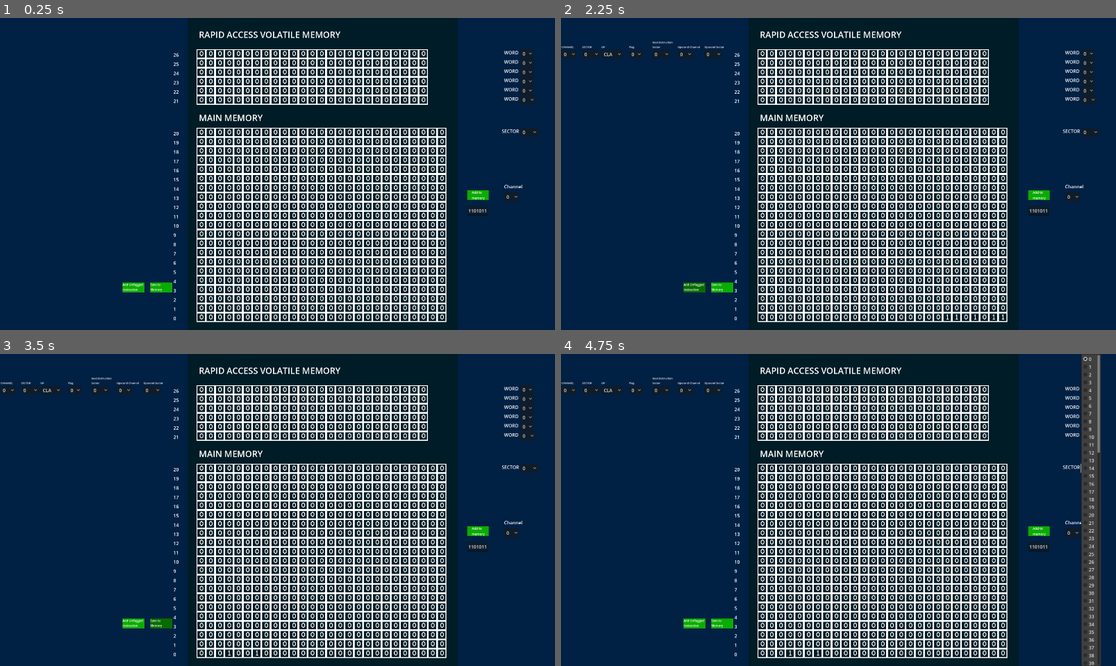
Above: before the commit, frames 1-4 (two rows, left to right).
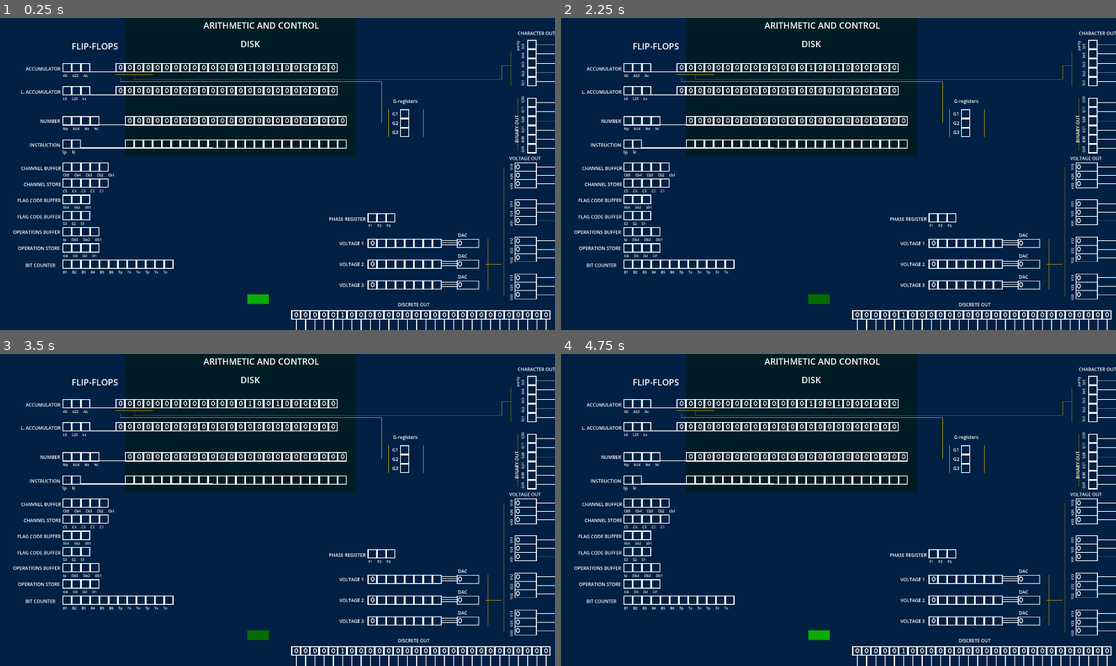
Above: after the commit, the same moments.

Repository: lambdaBoost/d-17b_simulator
Game: Godot game, scene res://scenes/main/main.tscn
The game is run twice, just before and just after one commit, with the same random seed, the same clock (stepped at 60 frames per second) and the same inputs.
Inputs (mouse positions are in pixels of both pictures, inside the frame that each line leads up to; where the layout moved, square brackets give the same spot in the first picture):
- Up to frame 1 (0.25 s): no input
- Up to frame 2 (2.25 s): click (821, 298) at 0.52 s; click (821, 298) [1038, 195] at 1.25 s; click (821, 298) [694, 289] at 2 s
- Up to frame 3 (3.5 s): click (260, 634) [160, 625] at 2.75 s
- Up to frame 4 (4.75 s): click (1088, 388) at 3.5 s, where only the run before the commit has a clickable "0"; click (1088, 469) at 4.25 s, where only the run before the commit has a clickable "0"

The runs differ from the first frame. In frame 1, 50% of the frame differs, in the area x 2-100%, y 0-100%; in frame 2, 50%; in frame 3, 51%; in frame 4, 53%, in the area x 0-100%, y 0-100%.
Error after the commit: Attempt to call function 'get_selected_id' in base 'null instance' on a null instance. (res://scenes/main/execute_button.gd:81)

Commit message:
added load and execute capability

Diff:
--- a/scenes/flip-flop/flipflop12.tscn
+++ b/scenes/flip-flop/flipflop12.tscn
@@ -34,10 +34,10 @@
 layer_0/tile_data = PackedInt32Array(3145765, 1, 0, 3211301, 1, 1, 3145766, 65537, 0, 3211302, 65537, 1, 3145767, 1, 0, …(733 unchanged characters)…
 
 [node name="Label" type="Label" parent="."]
-offset_left = 593.0
-offset_top = 741.0
-offset_right = 714.0
-offset_bottom = 764.0
+offset_left = 464.0
+offset_top = 776.0
+offset_right = 585.0
+offset_bottom = 799.0
 uppercase = true
 
 [node name="value" type="Label" parent="."]
--- a/scenes/main/execute_button.gd
+++ b/scenes/main/execute_button.gd
@@ -3,17 +3,34 @@
 @onready var instruction_reg = get_node("../disk-registers/disc-instruction")
 @onready var accumulator_reg = get_node("../disk-registers/disc-accumulator")
 @onready var lower_accumulator_reg = get_node("../disk-registers/disc-lower-accumulator")
+@onready var number_reg = get_node("../disk-registers/disc-number")
+
+var next_instruction_channel
+var next_instruction_sector
+var first_instruction = true
+var operand_sector
+var operand_channel
+var operand
 
 # Called when the node enters the scene tree for the first time.
 func _ready():
 	self.pressed.connect(self._button_pressed)
 
+
 func _button_pressed():
 
+	if first_instruction:
+		load_first_instruction()
+		first_instruction = false
+
 	#load instruction from 	memory
+	else:
+		load_instruction_from_mem(next_instruction_channel, next_instruction_sector)
+
 
 	#load instruction from register
 	var instruction = load_from_instruction_register()
+
 
 	#load op code
 	var op_register = get_node("../flipflops/ff-op-buffer")
@@ -26,12 +43,16 @@
 
 	#load operand channel
 	var ch_register = get_node("../flipflops/ff-ch-buffer")
-	var channel = instruction.substr(12,5)
-	ch_register.displayed_value = channel
+	var operand_channel_binary = instruction.substr(12,5)
+	operand_channel = operand_channel_binary.bin_to_int()
+	ch_register.displayed_value = operand_channel_binary
 
-	#load sector
-	var operand_sector = instruction.substr(17,7)
-	var operand_sector_decimal = operand_sector.bin_to_int()
+	#load operand sector
+	var operand_sector_binary = instruction.substr(17,7)
+	operand_sector = operand_sector_binary.bin_to_int()
+
+	#load operand to number register
+	load_value_from_mem(operand_channel, operand_sector)
 
 	#execute instruction. this is an inelegant way of doing it....but cant store functions
 	#as dict in godot, and cant use decorators
@@ -39,16 +60,51 @@
 		cla()
 	elif operation == '1101':
 		add()
-	elif operation == '1100':
+	elif operation == '0101':
 		mpy()
 	elif operation == '1111':
 		sub()
-	elif operation == '0000' and channel == '10010':
-		als(operand_sector_decimal)
-	elif operation == '0000' and channel == '11010':
-		ars(operand_sector_decimal)
+	elif operation == '0000' and operand_channel_binary == '10010':
+		als(operand_sector)
+	elif operation == '0000' and operand_channel_binary == '11010':
+		ars(operand_sector)
+
+	#set global variable for next sector
+	load_next_sector()
 
 
+
+func load_first_instruction():
+	var first_channel = get_node("../code-sheet/row0/current_channel")
+	var first_sector = get_node("../code-sheet/row0/current_sector")
+
+	var first_channel_value = first_channel.get_selected_id()
+	var first_sector_value = first_sector.get_selected_id()
+
+	next_instruction_channel = first_channel_value
+
+	load_instruction_from_mem(first_channel_value, first_sector_value)
+
+
+func load_value_from_mem(channel, sector):
+	var channel_number = str(channel)
+	var channel_to_load = get_node("../mainMemory/channel" + channel_number)
+	var channel_array = channel_to_load.register_values
+	var value = channel_array[sector-1]
+
+	#copy to number register
+	number_reg.register_value = value
+
+
+
+
+func load_instruction_from_mem(channel, sector):
+	var channel_number = str(channel)
+	var channel_to_load = get_node("../mainMemory/channel" + channel_number)
+	var channel_array = channel_to_load.register_values
+	var instruction = channel_array[sector-1]
+	instruction = value_to_binary(instruction, 24)
+	instruction_reg.displayed_value = instruction
 
 
 func load_from_instruction_register():
@@ -57,35 +113,37 @@
 	return instruction
 
 
+func load_next_sector():
+	var instruction = load_from_instruction_register()
+	var next_instruction_bin = instruction.substr(5,7)
+	next_instruction_sector = next_instruction_bin.bin_to_int()
+
 
 func cla():
-	var operand = instruction_reg.displayed_value.substr(12,12)
-	var accumulator_value = operand.bin_to_int()
-	accumulator_reg.register_value = accumulator_value
+	var operand = number_reg.register_value
+	accumulator_reg.register_value = operand
 
 func add():
-	var operand = instruction_reg.displayed_value.substr(12,12)
-	var operand_value = operand.bin_to_int()
+	var operand = number_reg.register_value
+
 
 	var current_accumulator = accumulator_reg.register_value
-	var new_accumulator = current_accumulator + operand_value
+	var new_accumulator = current_accumulator + operand
 	accumulator_reg.register_value = new_accumulator
 
 func mpy():
-	var operand = instruction_reg.displayed_value.substr(12,12)
-	var operand_value = operand.bin_to_int()
+	var operand = number_reg.register_value
 	var current_accumulator = accumulator_reg.register_value
 
 	lower_accumulator_reg.register_value = current_accumulator
-	var new_accumulator = current_accumulator * operand_value
+	var new_accumulator = current_accumulator * operand
 	accumulator_reg.register_value = new_accumulator
 
 func sub():
-	var operand = instruction_reg.displayed_value.substr(12,12)
-	var operand_value = operand.bin_to_int()
+	var operand = number_reg.register_value
 
 	var current_accumulator = accumulator_reg.register_value
-	var new_accumulator = current_accumulator - operand_value
+	var new_accumulator = current_accumulator - operand
 	accumulator_reg.register_value = new_accumulator
 
 func als(operand_s):
--- a/scenes/main/main.tscn
+++ b/scenes/main/main.tscn
@@ -7,6 +7,7 @@
 [ext_resource type="PackedScene" uid="uid://c3g7wdafgr3w1" path="res://scenes/flip-flop/flipflop3.tscn" id="5_6nj2o"]
 [ext_resource type="PackedScene" uid="uid://dnglsxovw2ru6" path="res://scenes/flip-flop/flipflop2.tscn" id="5_26rxo"]
 [ext_resource type="PackedScene" uid="uid://bsut3nmi7dp1" path="res://scenes/flip-flop/flipflop12.tscn" id="6_1uquu"]
+[ext_resource type="Script" path="res://scenes/main/Camera2D.gd" id="7_xa5o7"]
 [ext_resource type="PackedScene" uid="uid://cqpvxwodgiega" path="res://scenes/disc-register/disc_register25.tscn" id="9_178ai"]
 [ext_resource type="Script" path="res://scenes/main/sectorSelect.gd" id="9_kktwa"]
 [ext_resource type="PackedScene" uid="uid://cfcs5o3waocjq" path="res://scenes/disc-register/disc_register27.tscn" id="10_08kvm"]
@@ -31,9 +32,9 @@
 [node name="labels" type="Node2D" parent="."]
 
 [node name="Label" type="Label" parent="labels"]
-offset_left = 1144.0
+offset_left = 832.0
 offset_top = 72.0
-offset_right = 1211.0
+offset_right = 899.0
 offset_bottom = 114.0
 theme_override_font_sizes/font_size = 30
 text = "DISK"
@@ -123,13 +124,13 @@
 width = 3.0
 
 [node name="ff-op-buffer" parent="flipflops" instance=ExtResource("1_0fj50")]
-position = Vector2(-376, 104)
+position = Vector2(-376, 8)
 register_label = "OPERATIONS BUFFER"
 num_registers = 4
 bitnames_label = "Ip Ob3 Ob2 Ob1"
 
 [node name="ff-op-store" parent="flipflops" instance=ExtResource("1_0fj50")]
-position = Vector2(-376, 184)
+position = Vector2(-376, 64)
 register_label = "OPERATION STORE"
 num_registers = 4
 bitnames_label = "O4 O3 O2 O1"
@@ -141,25 +142,25 @@
 bitnames_label = "Cb5 Cb4 Cb3 Cb2 Cb1"
 
 [node name="ff-ch-store" parent="flipflops" instance=ExtResource("4_87mqh")]
-position = Vector2(-376, -136)
+position = Vector2(-376, -160)
 register_label = "Channel Store"
 num_registers = 5
 bitnames_label = "C5 C4 C3 C2 C1"
 
 [node name="ff-flag-code-buffer" parent="flipflops" instance=ExtResource("5_6nj2o")]
-position = Vector2(-376, -56)
+position = Vector2(-376, -104)
 register_label = "Flag Code Buffer"
 num_registers = 3
 bitnames_label = "Sb3 Sb2 Sb1"
 
 [node name="ff-flag-code-store" parent="flipflops" instance=ExtResource("5_6nj2o")]
-position = Vector2(-376, 24)
+position = Vector2(-376, -48)
 register_label = "Flag Code Buffer"
 num_registers = 3
 bitnames_label = "S3 S2 S1"
 
 [node name="ff-bit-counter" parent="flipflops" instance=ExtResource("6_1uquu")]
-position = Vector2(-376, 264)
+position = Vector2(-376, 120)
 register_label = "Bit Counter"
 register_value = 231
 num_registers = 12
@@ -167,39 +168,41 @@
 
 [node name="ff-accumulator" parent="flipflops" instance=ExtResource("5_6nj2o")]
 position = Vector2(-376, -560)
+register_label = "Accumulator"
 bitnames_label = "A0 A23 Ax"
 
 [node name="ff-lower-accumulator" parent="flipflops" instance=ExtResource("5_6nj2o")]
 position = Vector2(-376, -480)
+register_label = "L. Accumulator"
 bitnames_label = "L0 L23 Lx"
 
 [node name="disk-registers" type="Node2D" parent="."]
 position = Vector2(0, 16)
 
 [node name="disc-number" parent="disk-registers" instance=ExtResource("4_a4i63")]
-position = Vector2(144, -440)
+position = Vector2(-160, -440)
 num_registers = 24
 register_type = "arithmetic"
 
 [node name="disc-instruction" parent="disk-registers" instance=ExtResource("4_a4i63")]
-position = Vector2(144, -360)
+position = Vector2(-160, -360)
 num_registers = 24
-displayed_value = "000000000000110100000010"
 register_type = "instruction"
 
 [node name="disc-accumulator" parent="disk-registers" instance=ExtResource("4_a4i63")]
-position = Vector2(24, -624)
+position = Vector2(-192, -624)
 register_value = 576
 num_registers = 24
 register_type = "arithmetic"
 
 [node name="disc-lower-accumulator" parent="disk-registers" instance=ExtResource("4_a4i63")]
-position = Vector2(24, -544)
+position = Vector2(-192, -544)
 num_registers = 24
 register_type = "arithmetic"
 
 [node name="Camera2D" type="Camera2D" parent="."]
-position = Vector2(960, 2104)
+position = Vector2(960, 544)
+script = ExtResource("7_xa5o7")
 
 [node name="loops" type="Node2D" parent="."]
 position = Vector2(-56, 192)
@@ -353,38 +356,39 @@
 
 [node name="ColorRect" type="ColorRect" parent="background"]
 z_index = -1
-offset_left = 648.0
-offset_right = 688.0
-offset_bottom = 40.0
-scale = Vector2(23.4, 68.308)
+offset_left = 432.0
+offset_top = -16.0
+offset_right = 472.0
+offset_bottom = 21.0
+scale = Vector2(20, 13.456)
 color = Color(0, 0.109804, 0.14902, 1)
 
 [node name="outputs" type="Node2D" parent="."]
 position = Vector2(1032, 224)
 
 [node name="discrete-out" parent="outputs" instance=ExtResource("11_mr1lq")]
-position = Vector2(0, 24)
+position = Vector2(-616, 24)
 hi_output = 5
 
 [node name="voltage1" parent="outputs" instance=ExtResource("12_sow7b")]
-position = Vector2(144, -296)
+position = Vector2(-352, -224)
 register_label = "VOLTAGE 1"
 
 [node name="voltage2" parent="outputs" instance=ExtResource("12_sow7b")]
-position = Vector2(144, -224)
+position = Vector2(-352, -152)
 register_label = "VOLTAGE 2"
 
 [node name="voltage3" parent="outputs" instance=ExtResource("12_sow7b")]
-position = Vector2(144, -152)
+position = Vector2(-352, -80)
 register_label = "VOLTAGE 3"
 
 [node name="character_out" parent="outputs" instance=ExtResource("13_wovrm")]
-position = Vector2(640, 672)
+position = Vector2(24, 608)
 register_label = "CHARACTER OUTPUT"
 bitnames_label = "Sc1 Sc2 Sc3 Sc4 Sc5"
 
 [node name="G1" parent="outputs" instance=ExtResource("1_i6vw8")]
-position = Vector2(264, -624)
+position = Vector2(-240, -672)
 num_registers = 1
 bitnames_label = "G1"
 
@@ -396,39 +400,39 @@
 text = "G-registers"
 
 [node name="G2" parent="outputs" instance=ExtResource("1_i6vw8")]
-position = Vector2(264, -592)
+position = Vector2(-240, -640)
 num_registers = 1
 bitnames_label = "G2"
 
 [node name="G3" parent="outputs" instance=ExtResource("1_i6vw8")]
-position = Vector2(264, -560)
+position = Vector2(-240, -608)
 num_registers = 1
 bitnames_label = "G3"
 
 [node name="binary_out" parent="outputs" instance=ExtResource("14_veons")]
-position = Vector2(640, 904)
+position = Vector2(24, 840)
 register_label = "BINARY OUT"
 bitnames_label = "G31 G30 G21 G20 G11 G10"
 
 [node name="voltage_output1" parent="outputs" instance=ExtResource("15_orrxs")]
-position = Vector2(488, -400)
+position = Vector2(-152, -488)
 register_label = "VOLTAGE OUT"
 bitnames_label = "V30 V20 V10"
 
 [node name="voltage_output2" parent="outputs" instance=ExtResource("15_orrxs")]
-position = Vector2(488, -296)
+position = Vector2(-152, -360)
 bitnames_label = "V31 V21 V11"
 
 [node name="voltage_output3" parent="outputs" instance=ExtResource("15_orrxs")]
-position = Vector2(488, -192)
+position = Vector2(-152, -232)
 bitnames_label = "V32 V22 V12"
 
 [node name="voltage_output4" parent="outputs" instance=ExtResource("15_orrxs")]
-position = Vector2(488, -88)
+position = Vector2(-152, -104)
 bitnames_label = "V33 V23 V13"
 
-[node name="flipflop" parent="outputs" instance=ExtResource("5_6nj2o")]
-position = Vector2(504, -400)
+[node name="phase-register" parent="outputs" instance=ExtResource("5_6nj2o")]
+position = Vector2(-352, -312)
 register_label = "PHASE REGISTER"
 num_registers = 3
 bitnames_label = "P1 P2 P3"
@@ -437,67 +441,67 @@
 
 [node name="acc-charOut" type="Line2D" parent="mappings"]
 position = Vector2(-118, -1)
-points = PackedVector2Array(736, 200, 864, 200)
+points = PackedVector2Array(518, 201, 646, 201)
 width = 1.0
 default_color = Color(0.768627, 0.65098, 0, 1)
 
 [node name="Line2D" type="Line2D" parent="mappings"]
 position = Vector2(-120, 0)
-points = PackedVector2Array(800, 200, 800, 216, 832, 216, 1536, 216, 1920, 216, 2368, 216, 2368, 240, 2520, 240)
+points = PackedVector2Array(584, 200, 584, 216, 832, 216, 1536, 216, 1760, 216, 1856, 216, 1856, 168, 1888, 168)
 width = 1.0
 default_color = Color(0.766904, 0.650929, 7.70092e-07, 1)
 
 [node name="Line2D3" type="Line2D" parent="mappings"]
 position = Vector2(-536, 8)
-points = PackedVector2Array(1168, 200, 1168, 216, 1168, 216, 1536, 216, 1920, 216, 2368, 216, 2368, 315.746, 2368, 408, 2384, 408)
+points = PackedVector2Array(952, 200, 952, 216, 1168, 216, 1536, 216, 1856, 216, 1856, 240, 1856, 312, 1856, 360, 1880, 360)
 width = 1.0
 default_color = Color(0.766904, 0.650929, 7.70092e-07, 1)
 
 [node name="Line2D2" type="Line2D" parent="mappings"]
 position = Vector2(0, -64)
-points = PackedVector2Array(2400, 240, 2400, 368)
+points = PackedVector2Array(1768, 184, 1768, 304)
 width = 1.0
 default_color = Color(0.766904, 0.650929, 7.70092e-07, 1)
 
 [node name="Line2D4" type="Line2D" parent="mappings"]
 position = Vector2(-552, 112)
-points = PackedVector2Array(2400, 256, 2400, 352)
+points = PackedVector2Array(1896, 208, 1896, 304)
 width = 1.0
 default_color = Color(0.766904, 0.650929, 7.70092e-07, 1)
 
 [node name="Line2D6" type="Line2D" parent="mappings"]
 position = Vector2(-463, 113)
-points = PackedVector2Array(2400, 256, 2400, 352)
+points = PackedVector2Array(1927, 207, 1927, 303)
 width = 1.0
 default_color = Color(0.766904, 0.650929, 7.70092e-07, 1)
 
 [node name="Line2D10" type="Line2D" parent="mappings"]
-position = Vector2(-224, 488)
-points = PackedVector2Array(2400, 208, 2400, 384)
+position = Vector2(-839, 561)
+points = PackedVector2Array(2527, 207, 2527, 383)
 width = 1.0
 default_color = Color(0.766904, 0.650929, 7.70092e-07, 1)
 
 [node name="Line2D7" type="Line2D" parent="mappings"]
 position = Vector2(-55, 113)
-points = PackedVector2Array(2399, 231, 2399, 423)
+points = PackedVector2Array(1847, 167, 1847, 351)
 width = 1.0
 default_color = Color(0.766904, 0.650929, 7.70092e-07, 1)
 
 [node name="Line2D9" type="Line2D" parent="mappings"]
-position = Vector2(-40, 456)
-points = PackedVector2Array(2400, 144, 2400, 528)
+position = Vector2(-655, 529)
+points = PackedVector2Array(2399, -9, 2399, 439)
 width = 1.0
 default_color = Color(0.766904, 0.650929, 7.70092e-07, 1)
 
 [node name="Line2D5" type="Line2D" parent="mappings"]
 position = Vector2(-7, -79)
-points = PackedVector2Array(1944, 496, 2352, 496)
+points = PackedVector2Array(1471, 447, 1799, 447)
 width = 1.0
 default_color = Color(0.766904, 0.650929, 7.70092e-07, 1)
 
 [node name="Line2D8" type="Line2D" parent="mappings"]
-position = Vector2(56, 288)
-points = PackedVector2Array(2120, 496, 2304, 496)
+position = Vector2(-559, 361)
+points = PackedVector2Array(2239, 495, 2304, 496)
 width = 1.0
 default_color = Color(0.766904, 0.650929, 7.70092e-07, 1)
 
@@ -513,10 +517,10 @@
 register_label = "DISCRETE INPUT B"
 num_registers = 24
 
-[node name="TextureButton" type="TextureButton" parent="."]
-offset_left = 1424.0
+[node name="Run" type="TextureButton" parent="."]
+offset_left = 856.0
 offset_top = 960.0
-offset_right = 1499.0
+offset_right = 931.0
 offset_bottom = 1000.0
 texture_normal = ExtResource("18_uoexn")
 texture_pressed = ExtResource("19_n4kv3")
Not shown: 1 places in scenes/main/main.tscn that only renumber resources
